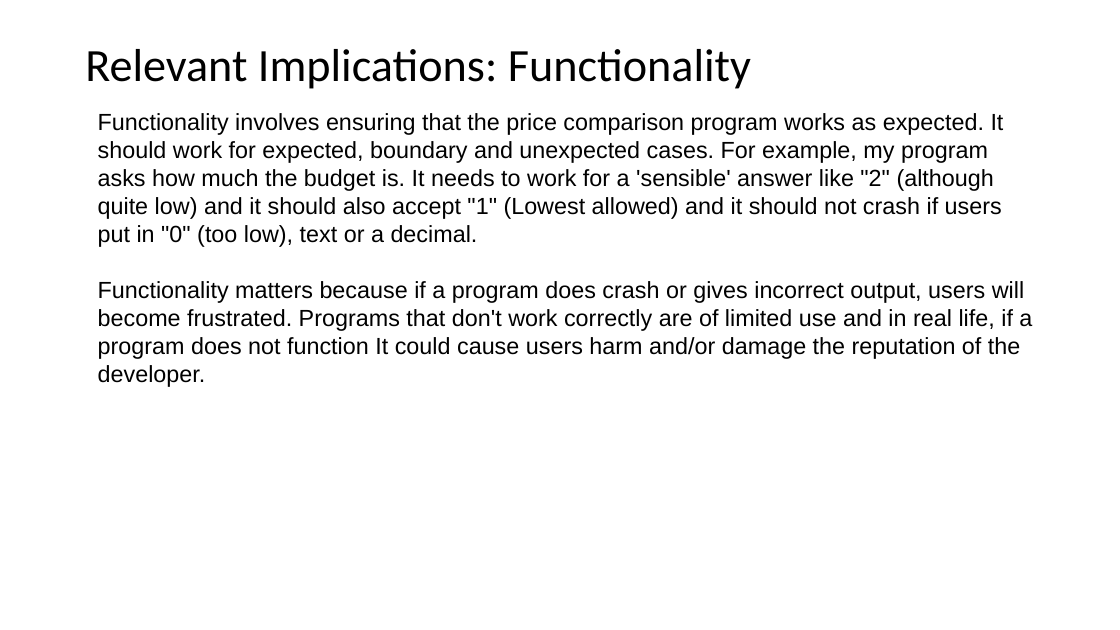
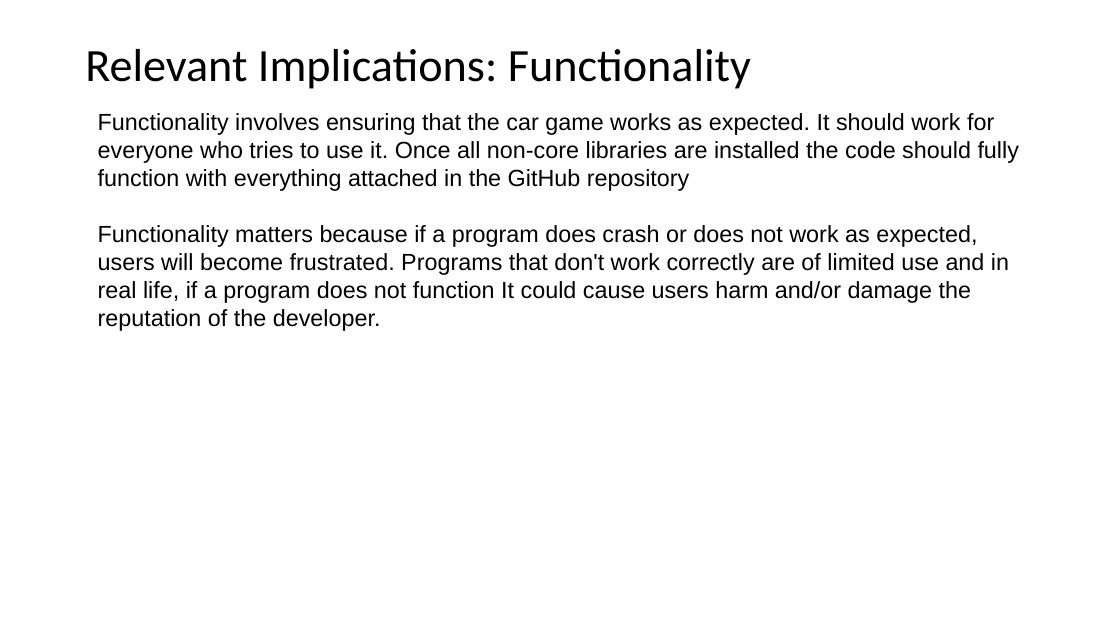
Before and after one commit to SmitieC/Assessment, a slide deck: slide 3 of 3.7 and 3.8 Documentation Template (1).pptx. Drawn at 1120x630 pixels with LibreOffice and Linux fonts; fonts in the diff are those of the drawing. Boxes give left, top, right and bottom in pixels: in the first picture for what was removed or moved away, otherwise in the second. Text is boxed around its words. In the diff, an @@ line names an element or a change of style, - is before the commit and + after.

```diff
--- a/3.7 and 3.8 Documentation Template (1).pptx
+++ b/3.7 and 3.8 Documentation Template (1).pptx
@@ text at [98, 113, 1020, 331]: text changed @@
-Functionality involves ensuring that the price comparison program works as expected. It should work for expected, boundary and unexpected cases. For example, my program asks how much the budget is. It needs to work for a 'sensible' answer like "2" (although quite low) and it should also accept "1" (Lowest allowed) and it should not crash if users put in "0" (too low), text or a decimal.
-Functionality matters because if a program does crash or gives incorrect output, users will become frustrated. Programs that don't work correctly are of limited use and in real life, if a program does not function It could cause users harm and/or damage the reputation of the developer.
+Functionality involves ensuring that the car game works as expected. It should work for everyone who tries to use it. Once all non-core libraries are installed the code should fully function with everything attached in the GitHub repository
+Functionality matters because if a program does crash or does not work as expected, users will become frustrated. Programs that don't work correctly are of limited use and in real life, if a program does not function It could cause users harm and/or damage the reputation of the developer.
```
Also in this commit, not shown: 9 other slides changed, 23 slides added, 8 other files.
